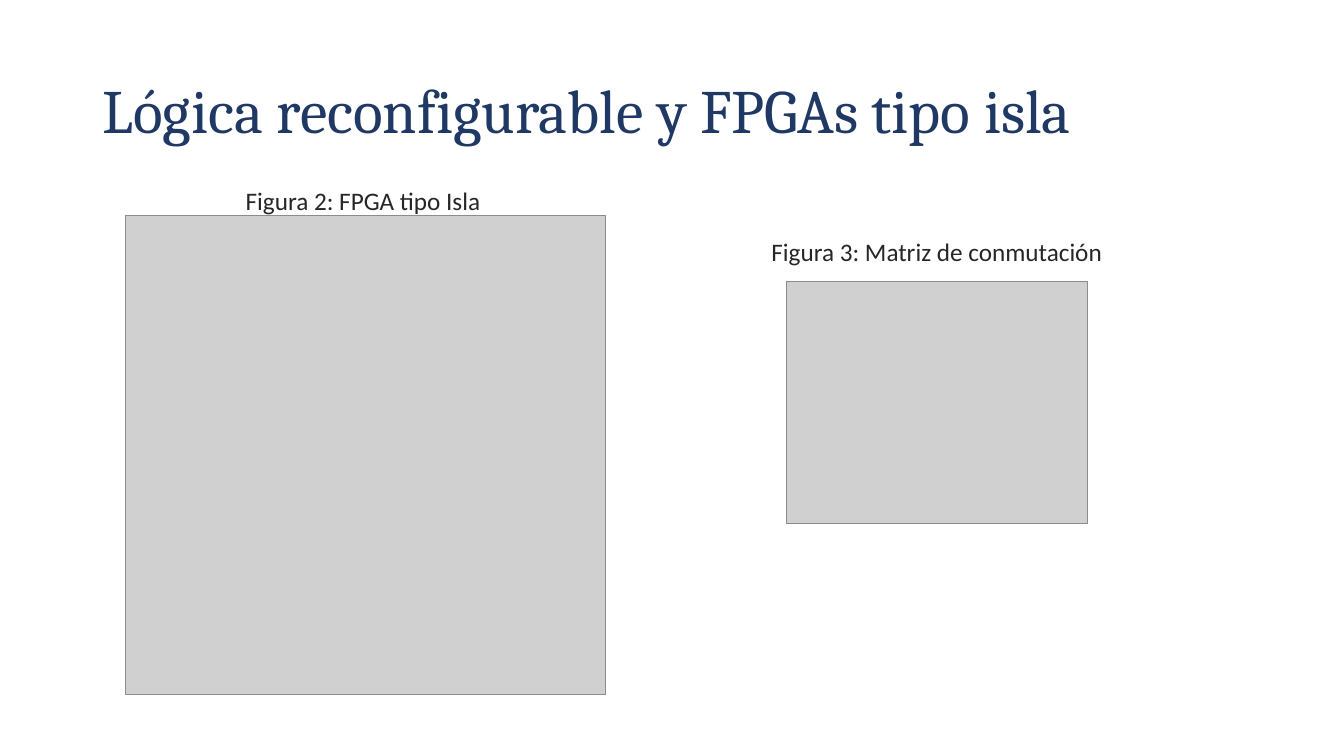
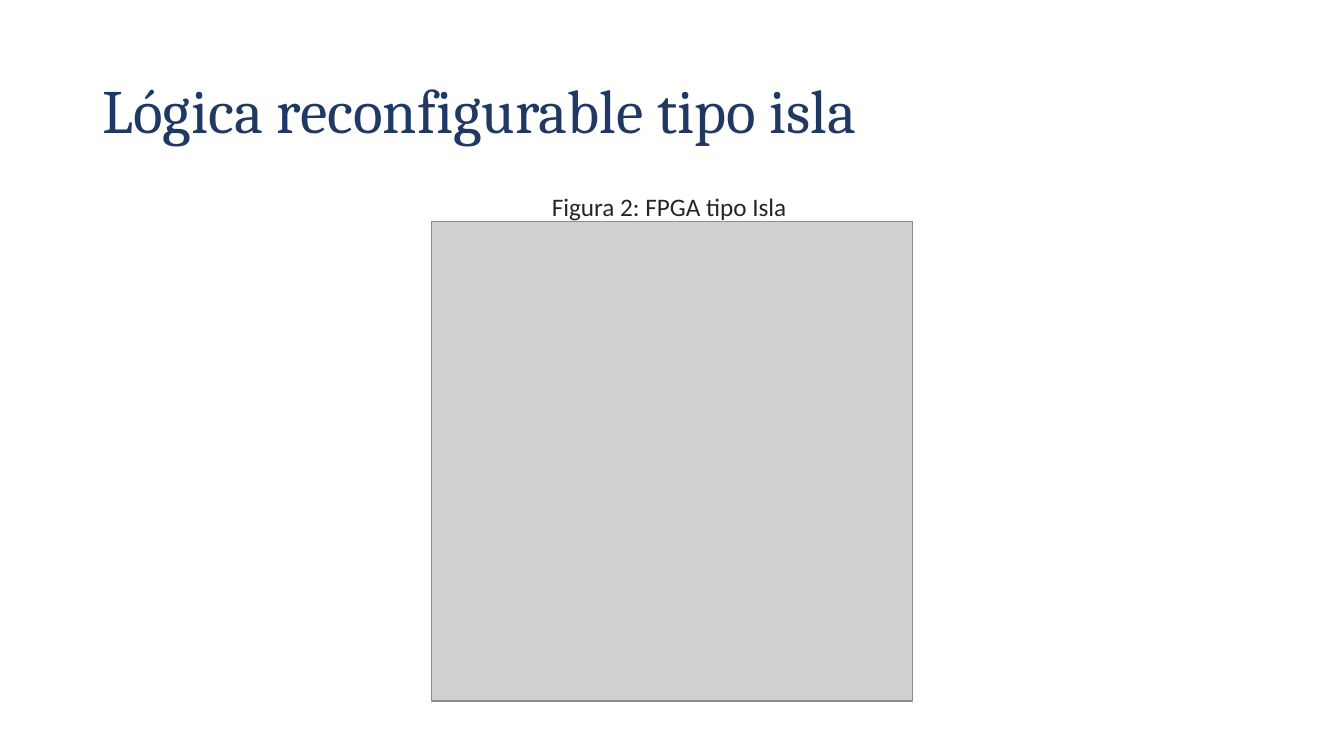
Before and after one commit to Lsandiquesada/TFG_Luis_Diego, a slide deck: slide 4 of Implementacion prueba de concepto FPGA Final.pptx (slide 3 before the commit). Drawn at 1344x756 pixels with LibreOffice and Linux fonts; fonts in the diff are those of the drawing; grey boxes stand for pictures. Boxes give left, top, right and bottom in pixels: in the first picture for what was removed or moved away, otherwise in the second. Text is boxed around its words. In the diff, an @@ line names an element or a change of style, - is before the commit and + after.

```diff
--- a/Implementacion prueba de concepto FPGA Final.pptx
+++ b/Implementacion prueba de concepto FPGA Final.pptx
@@ title at [102, 89, 856, 147]: text changed @@
-Lógica reconfigurable y FPGAs tipo isla
+Lógica reconfigurable tipo isla
@@ text "Figura 2: FPGA tipo Isla": place and size @@
-text "Figura 2: FPGA tipo Isla" at [246, 192, 480, 216]
+text "Figura 2: FPGA tipo Isla" at [552, 198, 786, 223]
@@ picture: place and size @@
-picture at [126, 216, 606, 696]
+picture at [432, 222, 911, 702]
@@ text removed at [771, 243, 1101, 266] @@
-Figura 3: Matriz de conmutación
@@ picture removed at [786, 281, 1088, 523] @@
```
Also in this commit, not shown: 4 other slides changed, 7 slides added, 3 slides removed.
